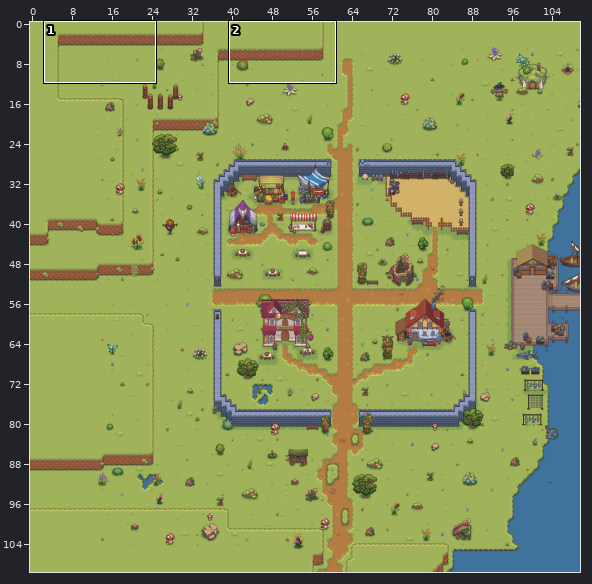
One commit to this Tiled map: core/assets/res/maps/Canvas_Village_rework.tmx. The first picture is a wide view before the edit; the outline marks the close-up.
Close-up. First the earlier version:
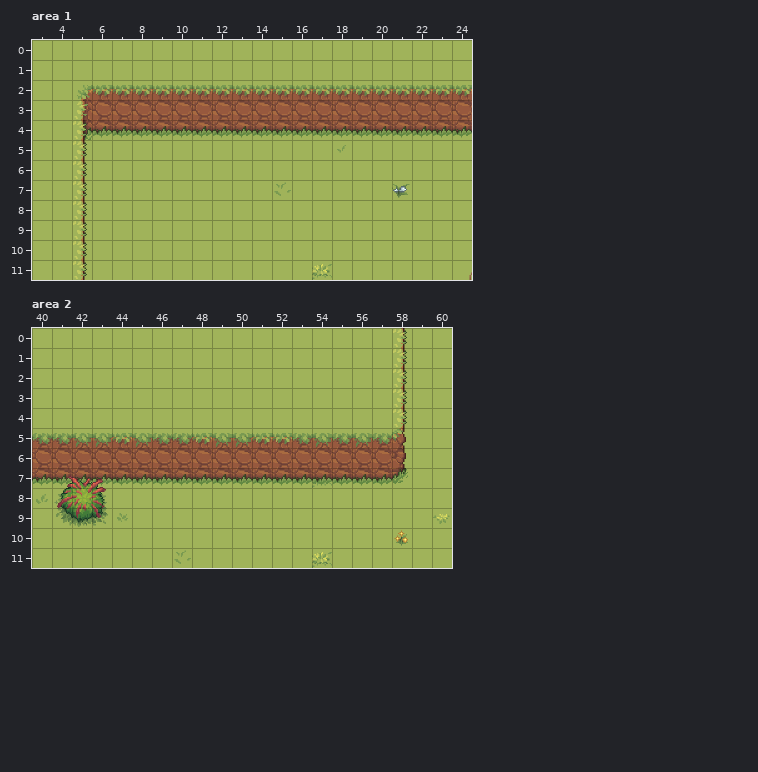
Cells are 32x32 px. Shown: area 1 x 3..24, y 0..11; area 2 x 40..60, y 0..11. The commit also changed other parts of the map, which this record leaves out. Tiles whose own drawing changed are shown in their newer look in all pictures.
The result:
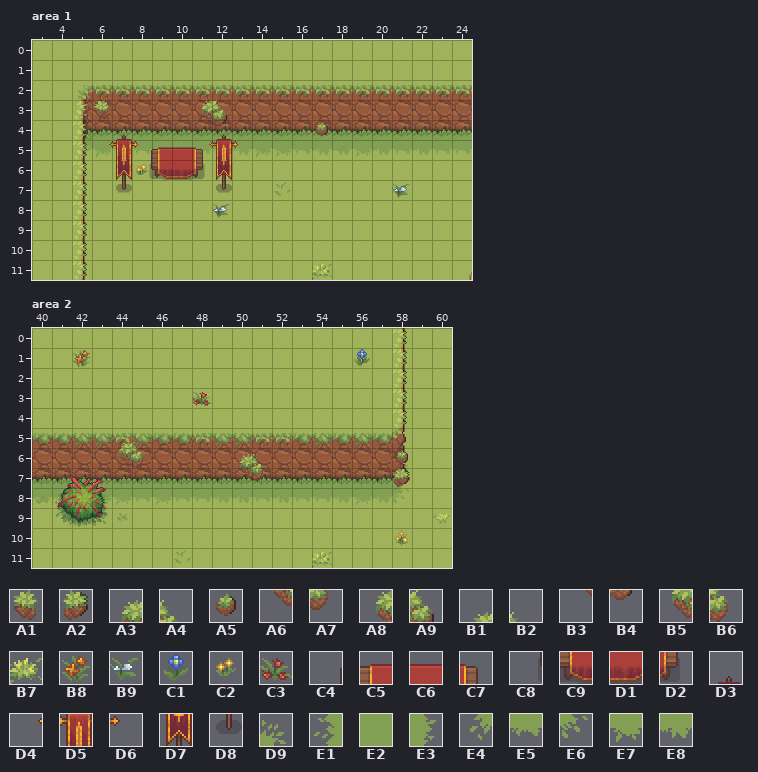
Key: from "Details": A1 0, A2 2, A3 4, A4 5, A5 13, A6 16, A7 17, A8 28, A9 29, B1 30, B2 31, B3 40, B4 41, B5 42, B6 43, B7 83, B8 107, B9 118, C1 120, C2 129, C3 131; from "Objects": C4 9, C5 10, C6 11, C7 12, C8 39, C9 40, D1 41, D2 42, D3 178, D4 207, D5 208, D6 209, D7 238, D8 268; from "ground_grasss": D9 412, E1 462, E2 464, E3 465, E4 516, E5 517, E6 518, E7 622, E8 623.
__ is an empty cell.
Changes in this commit:
{"where": "layer \"Shadows\", area 1"}
{"y":4,"x":5,"old":"__ __ __ __ __ __ __ __ __ __ __ __ __ __ __ __ __ __ __ __","new":"E1 E2 E2 E2 E2 E2 E2 E2 E2 E2 E2 E2 E2 E2 E2 E2 E2 E2 E2 E2"}
{"y":5,"x":5,"old":"__ __ __ __ __ __ __ __ __ __ __ __ __ __ __ __ __ __ __ __","new":"E4 E7 E5 E5 E5 E7 E5 E5 E8 E7 E7 E5 E8 E8 E7 E8 E5 E8 E5 E5"}
{"where": "layer \"Ground_grass\", area 1"}
{"y":6,"x":8,"old":"__","new":"C2"}
{"y":8,"x":12,"old":"__","new":"B9"}
{"where": "layer \"Walls_details\", area 1"}
{"y":3,"x":6,"old":"__","new":"A1"}
{"y":3,"x":11,"old":"__ __","new":"A8 A9"}
{"y":4,"x":11,"old":"__ __","new":"B3 B4"}
{"y":4,"x":17,"old":"__","new":"A5"}
{"where": "layer \"Square/Builds\", area 1"}
{"y":5,"x":8,"old":"__ __ __ __","new":"C4 C5 C6 C7"}
{"y":6,"x":8,"old":"__ __ __ __","new":"C8 C9 D1 D2"}
{"where": "layer \"Square/Builds2\", area 1"}
{"y":4,"x":7,"old":"__","new":"D3"}
{"y":4,"x":12,"old":"__","new":"D3"}
{"y":5,"x":6,"old":"__ __ __","new":"D4 D5 D6"}
{"y":5,"x":11,"old":"__ __ __","new":"D4 D5 D6"}
{"y":6,"x":7,"old":"__","new":"D7"}
{"y":6,"x":12,"old":"__","new":"D7"}
{"y":7,"x":7,"old":"__","new":"D8"}
{"y":7,"x":12,"old":"__","new":"D8"}
{"where": "layer \"Shadows\", area 2"}
{"y":6,"x":58,"old":"__","new":"D9"}
{"y":7,"x":40,"old":"__ __","new":"E2 E2"}
{"y":7,"x":43,"old":"__ __ __ __ __ __ __ __ __ __ __ __ __ __ __ __","new":"E2 E2 E2 E2 E2 E2 E2 E2 E2 E2 E2 E2 E2 E2 E2 E3"}
{"y":8,"x":40,"old":"__ __","new":"E8 E8"}
{"y":8,"x":43,"old":"__ __ __ __ __ __ __ __ __ __ __ __ __ __ __ __","new":"E7 E7 E5 E7 E5 E5 E8 E8 E5 E8 E5 E5 E8 E7 E8 E6"}
{"where": "layer \"Ground_grass\", area 2"}
{"y":1,"x":42,"old":"__","new":"B8"}
{"y":1,"x":56,"old":"__","new":"C1"}
{"y":3,"x":48,"old":"__","new":"C3"}
{"y":7,"x":54,"old":"B7","new":"__"}
{"where": "layer \"Walls_details\", area 2"}
{"y":5,"x":44,"old":"__ __","new":"B1 B2"}
{"y":6,"x":44,"old":"__ __","new":"B5 B6"}
{"y":6,"x":50,"old":"__ __","new":"A3 A4"}
{"y":6,"x":58,"old":"__","new":"A5"}
{"y":7,"x":50,"old":"__ __","new":"A6 A7"}
{"y":7,"x":58,"old":"__","new":"A2"}
{"label":"added","picture_box":[84,100,472,218]}
{"label":"added","picture_box":[73,350,91,367]}
{"label":"added","picture_box":[354,349,370,366]}
{"label":"added","picture_box":[192,392,212,406]}
{"label":"changed","picture_box":[92,442,410,506]}
{"label":"added","picture_box":[32,482,72,503]}
